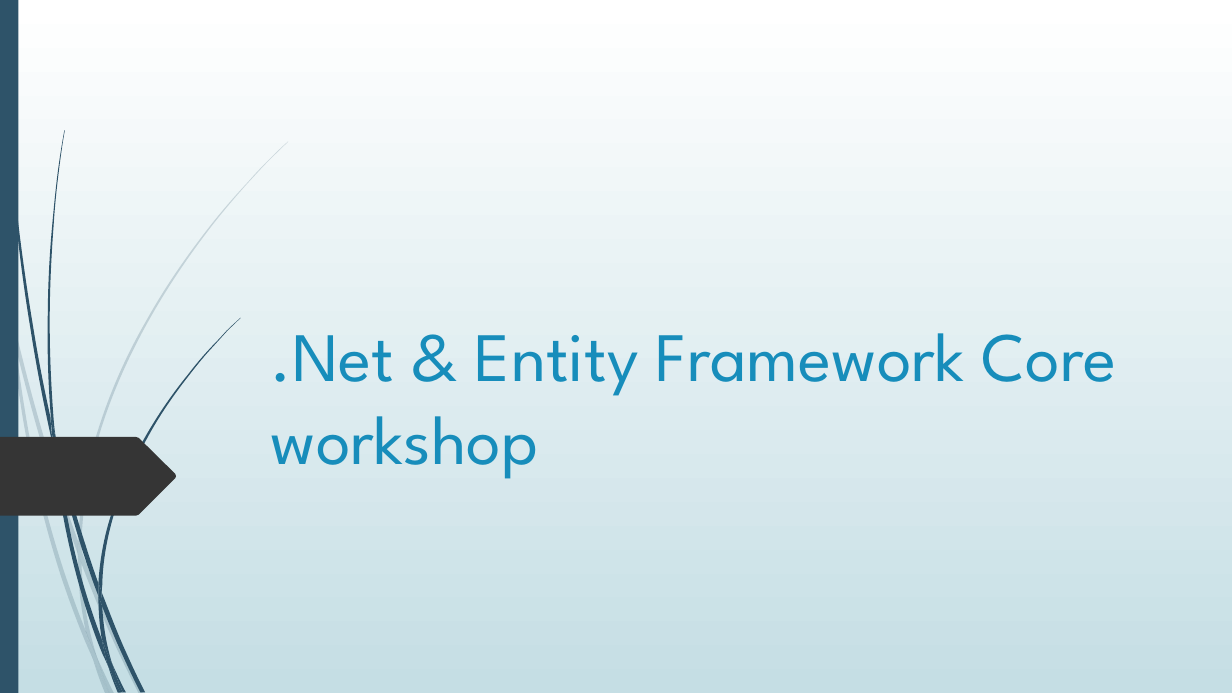
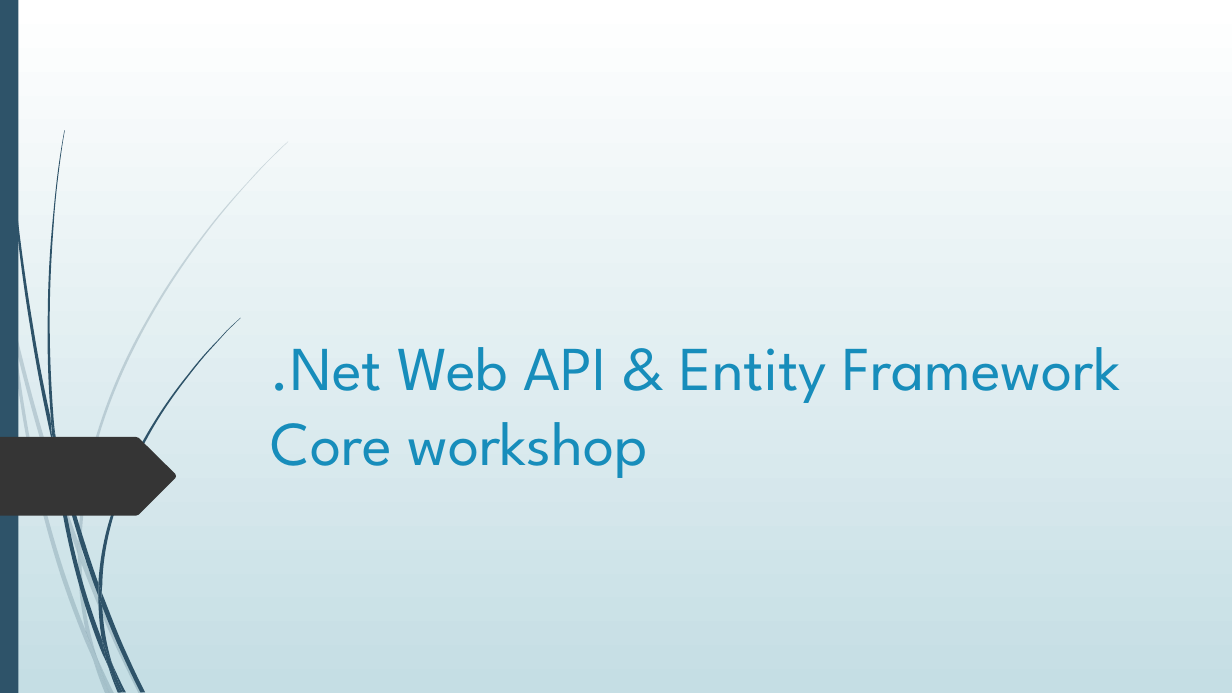
Before and after one commit to cchw01/cursuripractica2024, a slide deck: slide 1 of Curs C#/PrezentareNetCoreEFCore 2 1.pptx. Drawn at 1232x693 pixels with LibreOffice and Linux fonts; fonts in the diff are those of the drawing. Boxes give left, top, right and bottom in pixels: in the first picture for what was removed or moved away, otherwise in the second. Text is boxed around its words. In the diff, an @@ line names an element or a change of style, - is before the commit and + after.

```diff
--- a/Curs C#/PrezentareNetCoreEFCore 2 1.pptx
+++ b/Curs C#/PrezentareNetCoreEFCore 2 1.pptx
@@ title at (271, 347, 1120, 478): text changed; size 54 to 48.6 pt @@
-.Net & Entity Framework Core workshop
+.Net Web API & Entity Framework Core workshop
```
Also in this commit, not shown: 7 other slides changed, 14 slides added, 22 slides removed.
